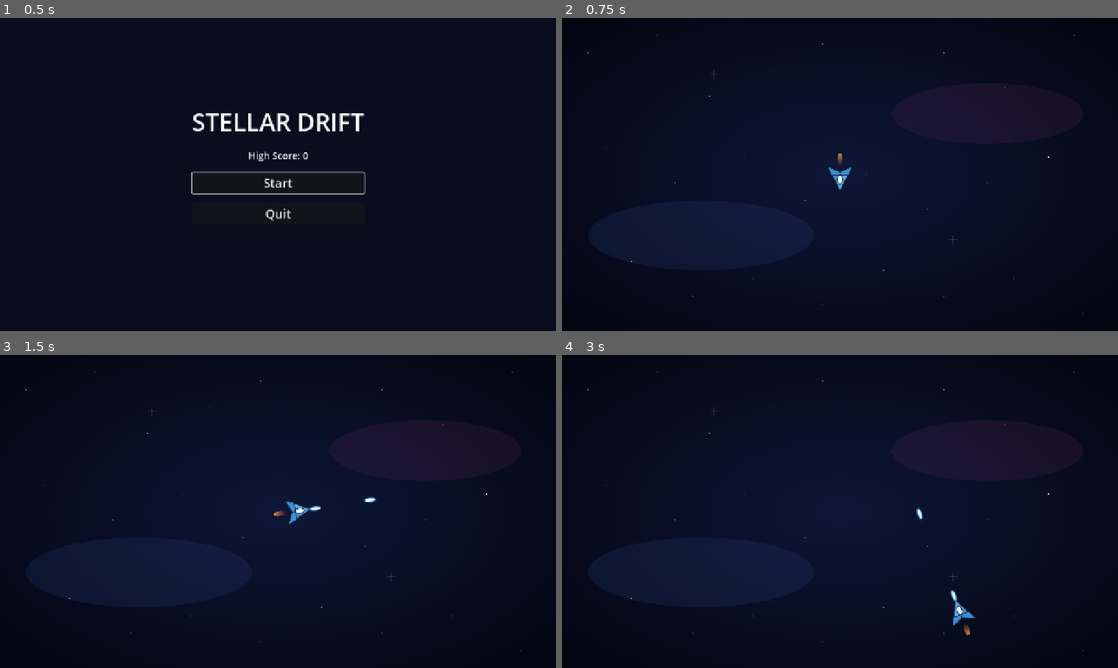
Above: before the commit, frames 1-4 (two rows, left to right).
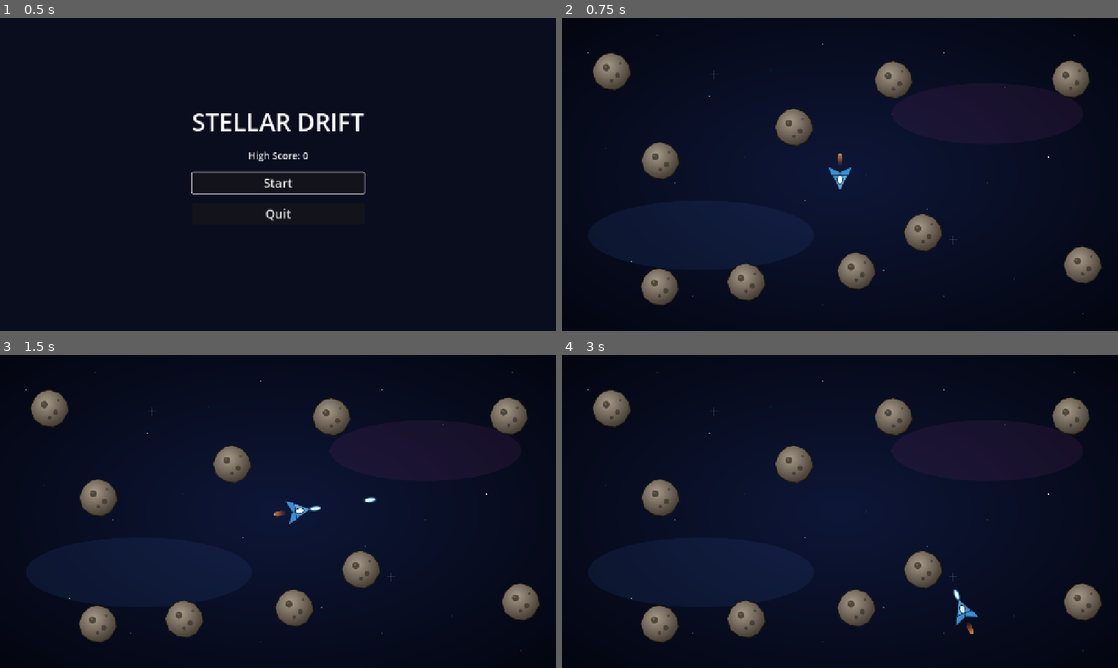
Above: after the commit, the same moments.

Repository: carlomigueldy/stellar-drift
Game: Godot game, scene res://main.tscn
The game is run twice, just before and just after one commit, with the same random seed, the same clock (stepped at 60 frames per second) and the same inputs.
Inputs (mouse positions are in pixels of both pictures, inside the frame that each line leads up to):
- Up to frame 1 (0.5 s): no input
- Up to frame 2 (0.75 s): click "Start" at 0.5 s
- Up to frame 3 (1.5 s): tap Enter at 1.25 s; move the mouse to (400, 495) at 1.27 s; press the mouse at (400, 495) at 1.28 s; hold D (move_right) from 1.28 s (still down)
- Up to frame 4 (3 s): move the mouse to (728, 527) at 2.02 s; release D (move_right) at 2.03 s; release the mouse at (728, 527) at 2.03 s; hold S (move_down) 2.03-2.78 s; click (728, 527) at 2.1 s; move the mouse to (895, 442) at 2.77 s; press the mouse at (895, 442) at 2.78 s; hold D (move_right) from 2.78 s (still down)

Frame 1 is identical in both runs. In frame 2, 6.0% of the frame differs, in the area x 5-97%, y 10-92%; in frame 3, 6.0%; in frame 4, 6.3%.

Commit message:
feat: destructible asteroids scattered at run start

Diff:
--- /dev/null
+++ b/scenes/actors/Asteroid.tscn
@@ -0,0 +1,18 @@
+[gd_scene load_steps=4 format=3]
+
+[ext_resource type="Script" path="res://scripts/Asteroid.gd" id="1_ast"]
+[ext_resource type="Texture2D" path="res://assets/sprites/asteroid.svg" id="2_tex"]
+
+[sub_resource type="CircleShape2D" id="AstShape"]
+radius = 40.0
+
+[node name="Asteroid" type="StaticBody2D"]
+collision_layer = 1
+collision_mask = 0
+script = ExtResource("1_ast")
+
+[node name="Sprite" type="Sprite2D" parent="."]
+texture = ExtResource("2_tex")
+
+[node name="CollisionShape2D" type="CollisionShape2D" parent="."]
+shape = SubResource("AstShape")
--- a/scenes/game/Game.tscn
+++ b/scenes/game/Game.tscn
@@ -1,8 +1,9 @@
-[gd_scene load_steps=8 format=3]
+[gd_scene load_steps=9 format=3]
 
 [ext_resource type="Script" path="res://scripts/Game.gd" id="1_game"]
 [ext_resource type="Texture2D" path="res://assets/sprites/bg.svg" id="2_bg"]
 [ext_resource type="PackedScene" path="res://scenes/actors/Player.tscn" id="3_player"]
+[ext_resource type="PackedScene" path="res://scenes/actors/Asteroid.tscn" id="4_ast"]
 
 [sub_resource type="RectangleShape2D" id="RectShapeTop"]
 size = Vector2(1300, 20)
@@ -18,6 +19,7 @@
 
 [node name="Game" type="Node2D"]
 script = ExtResource("1_game")
+asteroid_scene = ExtResource("4_ast")
 
 [node name="Background" type="Sprite2D" parent="."]
 position = Vector2(640, 360)
--- /dev/null
+++ b/scripts/Asteroid.gd
@@ -0,0 +1,15 @@
+extends StaticBody2D
+
+@export var max_hp: int = 2
+@export var score_value: int = 5
+
+var hp: int
+
+func _ready() -> void:
+	hp = max_hp
+
+func take_damage(amount: int = 1) -> void:
+	hp -= amount
+	if hp <= 0:
+		GameState.add_score(score_value)
+		queue_free()
--- a/scripts/Game.gd
+++ b/scripts/Game.gd
@@ -1,6 +1,39 @@
 extends Node2D
 
 const ARENA_RECT := Rect2(80, 80, 1120, 560)
+const ASTEROID_COUNT := 10
+
+@export var asteroid_scene: PackedScene
+
+@onready var arena: Node2D = $Arena
 
 func _ready() -> void:
 	GameState.reset_run()
+	_scatter_asteroids()
+
+func _scatter_asteroids() -> void:
+	if asteroid_scene == null:
+		return
+	var rng := RandomNumberGenerator.new()
+	rng.randomize()
+	var placed: Array[Vector2] = []
+	var attempts := 0
+	while placed.size() < ASTEROID_COUNT and attempts < 200:
+		attempts += 1
+		var p := Vector2(
+			rng.randf_range(ARENA_RECT.position.x, ARENA_RECT.end.x),
+			rng.randf_range(ARENA_RECT.position.y, ARENA_RECT.end.y)
+		)
+		if p.distance_to(Vector2(640, 360)) < 140.0:
+			continue
+		var ok := true
+		for q in placed:
+			if p.distance_to(q) < 90.0:
+				ok = false
+				break
+		if not ok:
+			continue
+		var a: Node2D = asteroid_scene.instantiate()
+		a.position = p
+		arena.add_child(a)
+		placed.append(p)
